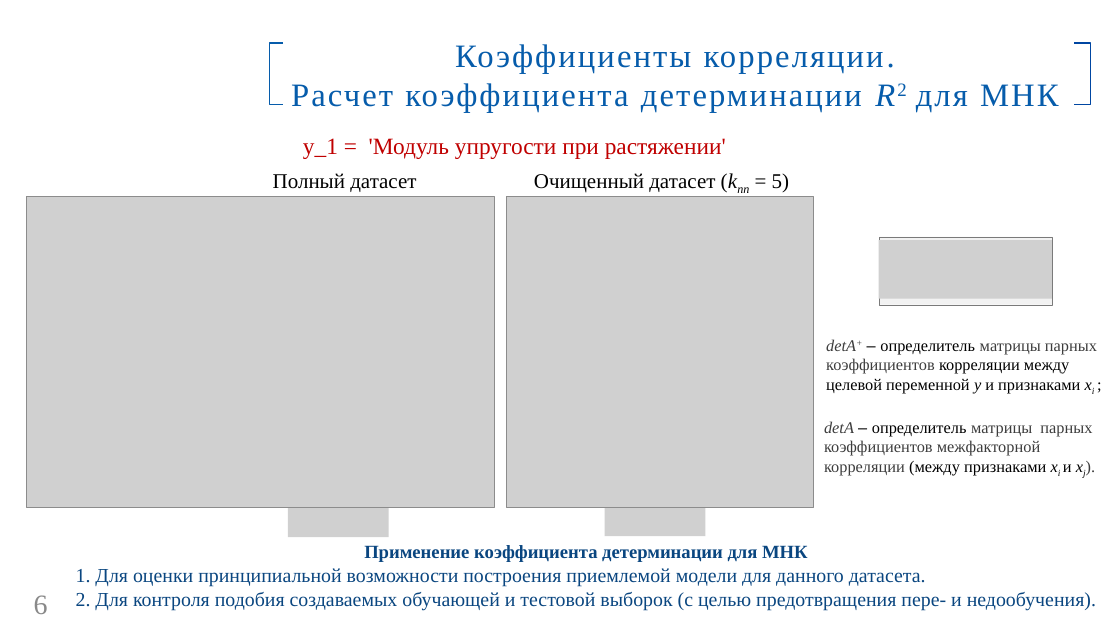
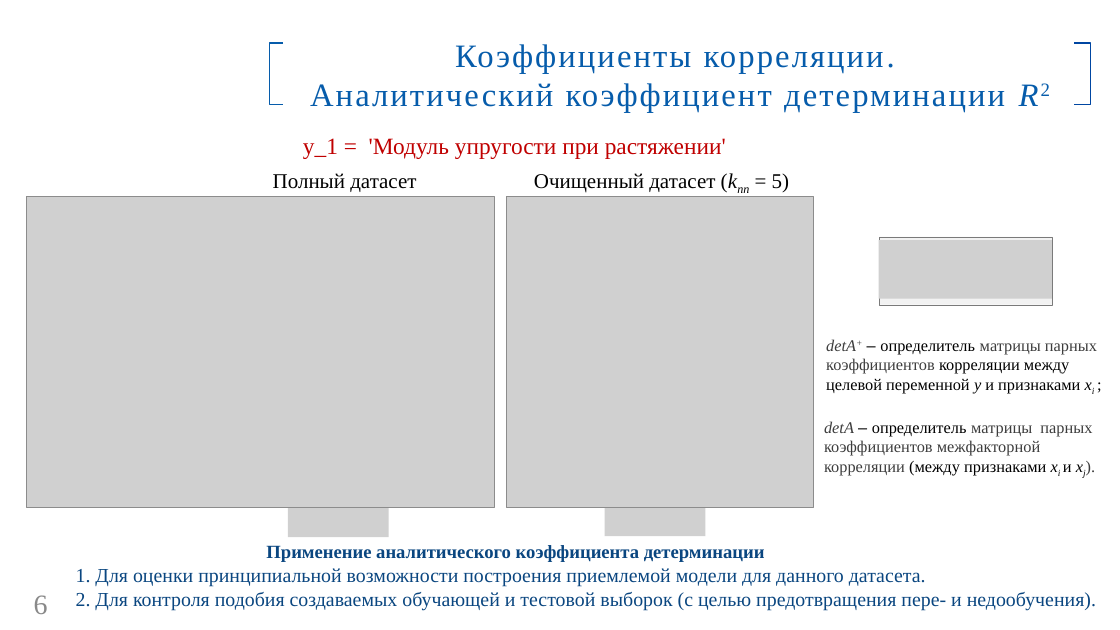
Before and after one commit to GorshkovAndrey/BMSTU, a slide deck: slide 6 of Для защиты ВКР/Презентация ВКР. Горшков А. В..pptx. Drawn at 1120x630 pixels with LibreOffice and Linux fonts; fonts in the diff are those of the drawing; grey boxes stand for pictures; background and template pictures are left out. Boxes give left, top, right and bottom in pixels: in the first picture for what was removed or moved away, otherwise in the second. Text is boxed around its words. In the diff, an @@ line names an element or a change of style, - is before the commit and + after.

```diff
--- a/Для защиты ВКР/Презентация ВКР. Горшков А. В..pptx
+++ b/Для защиты ВКР/Презентация ВКР. Горшков А. В..pptx
@@ text in rectangle at (310, 83, 1005, 112): text changed @@
-Расчет коэффициента детерминации R2 для МНК
+Аналитический коэффициент детерминации R2
@@ text at (266, 545, 765, 562): text changed @@
-Применение коэффициента детерминации для МНК
+Применение аналитического коэффициента детерминации
```
Also in this commit, not shown: 2 other slides changed, 1 other file.
